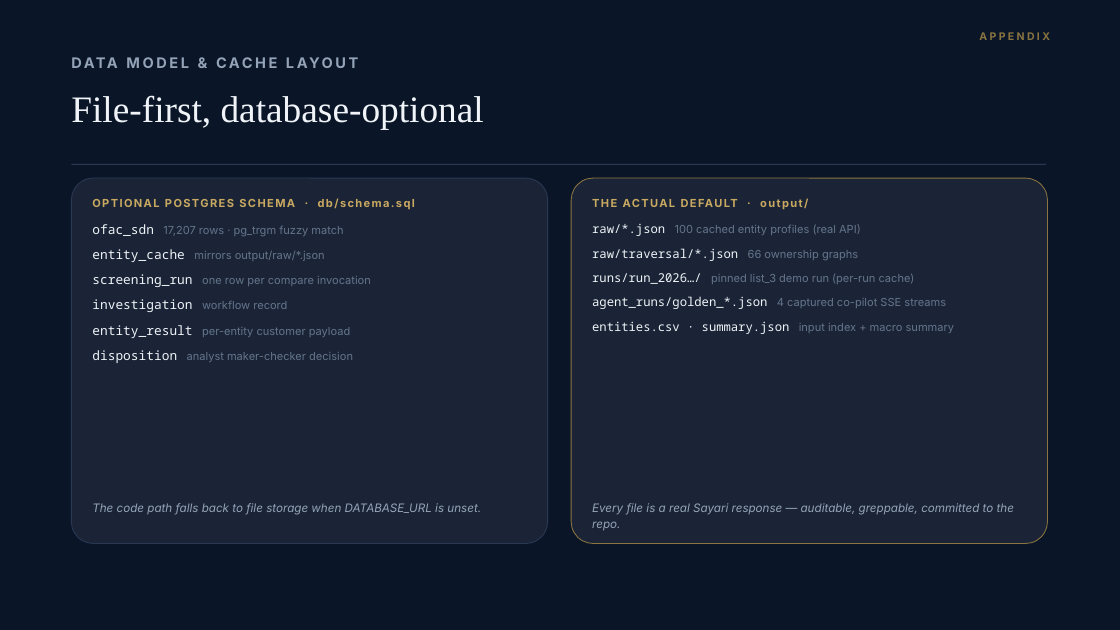
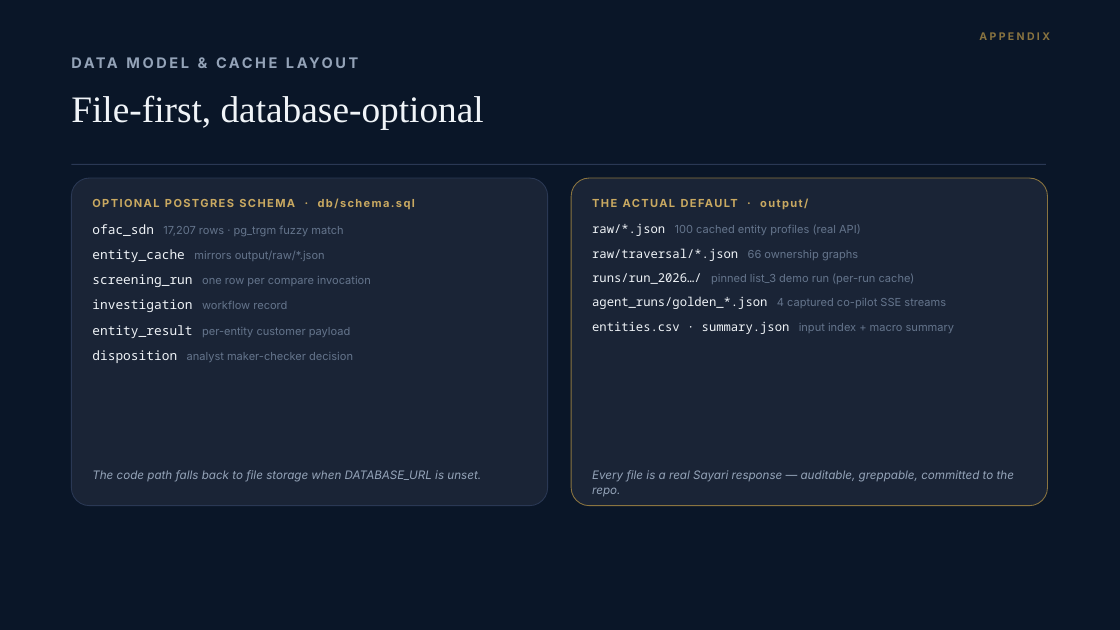
Before and after one commit to pnemrow/meridian-sentinel, a slide deck: slide 12 of docs/walkthrough/meridian-sentinel-walkthrough.pptx. Drawn at 1120x630 pixels with LibreOffice and Linux fonts; fonts in the diff are those of the drawing. Boxes give left, top, right and bottom in pixels: in the first picture for what was removed or moved away, otherwise in the second. Text is boxed around its words. In the diff, an @@ line names an element or a change of style, - is before the commit and + after.

```diff
--- a/docs/walkthrough/meridian-sentinel-walkthrough.pptx
+++ b/docs/walkthrough/meridian-sentinel-walkthrough.pptx
@@ rounded rectangle: place and size @@
-rounded rectangle at (71, 178, 548, 544)
+rounded rectangle at (71, 178, 548, 506)
@@ rounded rectangle at (71, 178, 548, 506): proportions changed @@
@@ rounded rectangle at (571, 178, 1048, 506): proportions changed @@
@@ rounded rectangle: place and size @@
-rounded rectangle at (571, 178, 1048, 544)
+rounded rectangle at (571, 178, 1048, 506)
@@ text "The code path falls back ...": place and size @@
-text "The code path falls back ..." at (92, 503, 481, 515)
+text "The code path falls back ..." at (92, 470, 481, 482)
@@ text "Every file is a real ...": place and size @@
-text "Every file is a real ..." at (592, 503, 1014, 531)
+text "Every file is a real ..." at (592, 470, 1014, 497)
```
Also in this commit, not shown: 14 other slides changed, 1 other file.
